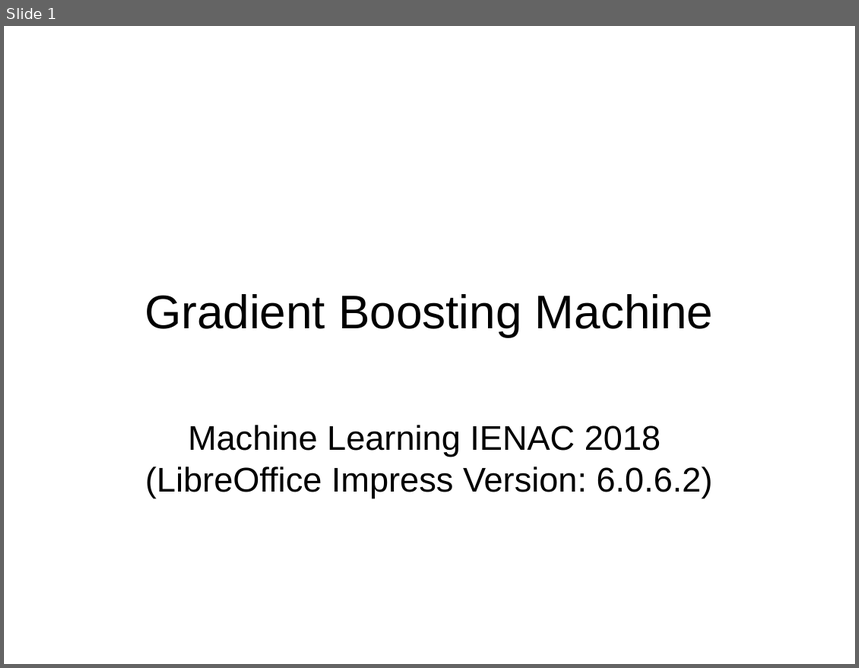
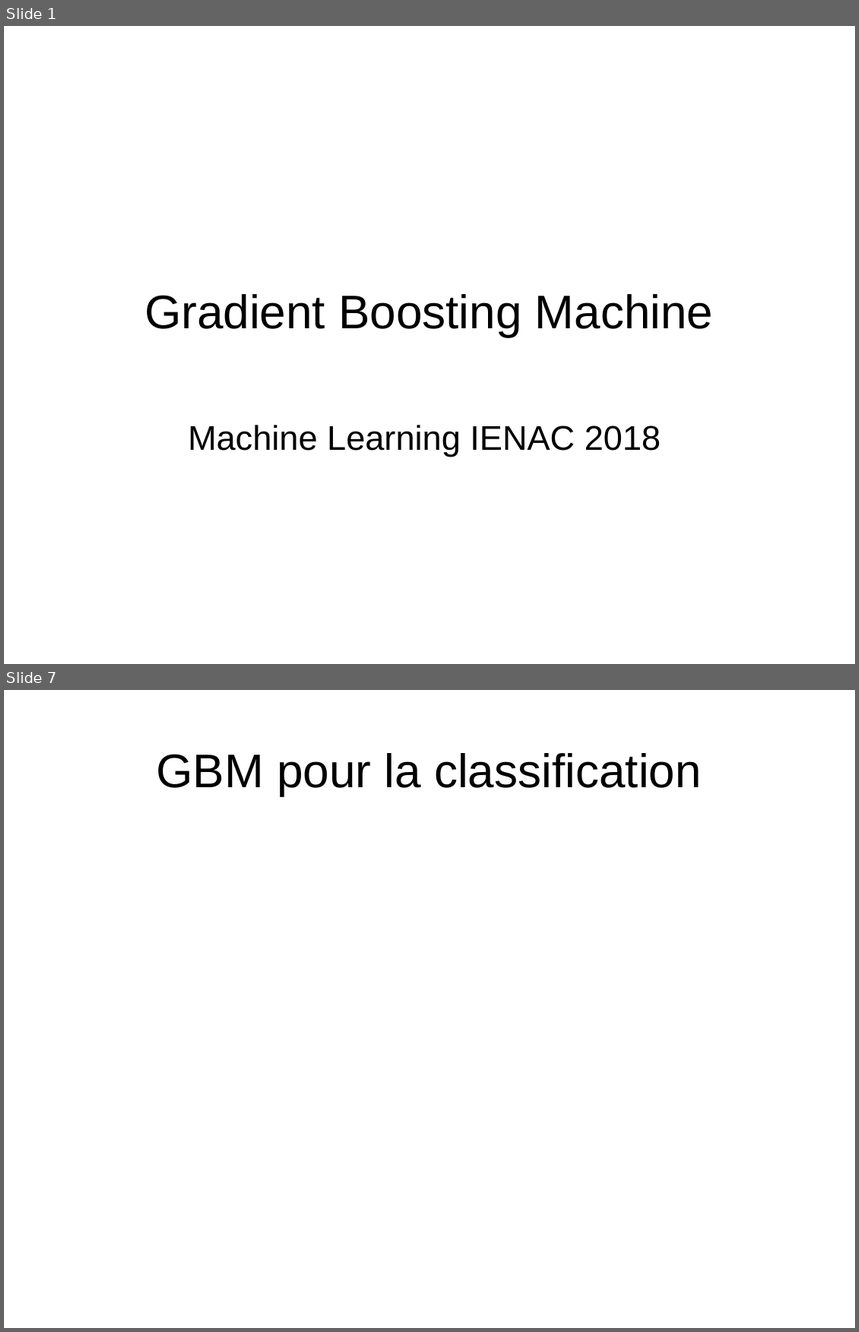
Before and after one commit to kad15/GBM, a slide deck: GBM_andreas.odp. Shown one above the other, each under a label of ours: slide 1 before the commit, slides 1 and 7 after it; the slides between them are not shown. The pictures are 859x668 and 859x1332 pixels, drawn with LibreOffice and Linux fonts; fonts in the diff are those of the drawing; background and template pictures are left out. Boxes give left, top, right and bottom in pixels: in the first picture for what was removed or moved away, otherwise in the second. Text is boxed around its words. In the diff, an @@ line names an element or a change of style, - is before the commit and + after.

```diff
--- a/GBM_andreas.odp
+++ b/GBM_andreas.odp
@@ slide 7 added at (4, 690, 855, 1328), background #FFFFFF @@
@@ title added at (157, 753, 702, 796), 44 pt, text #000000 @@
+GBM pour la classification
@@ slide 1 changed as well @@
@@ subtitle at (145, 467, 713, 498): paragraph removed @@
-(LibreOffice Impress Version: 6.0.6.2)
```
Also in this commit, not shown: 6 other slides added, 3 slides removed, 2 other files.
